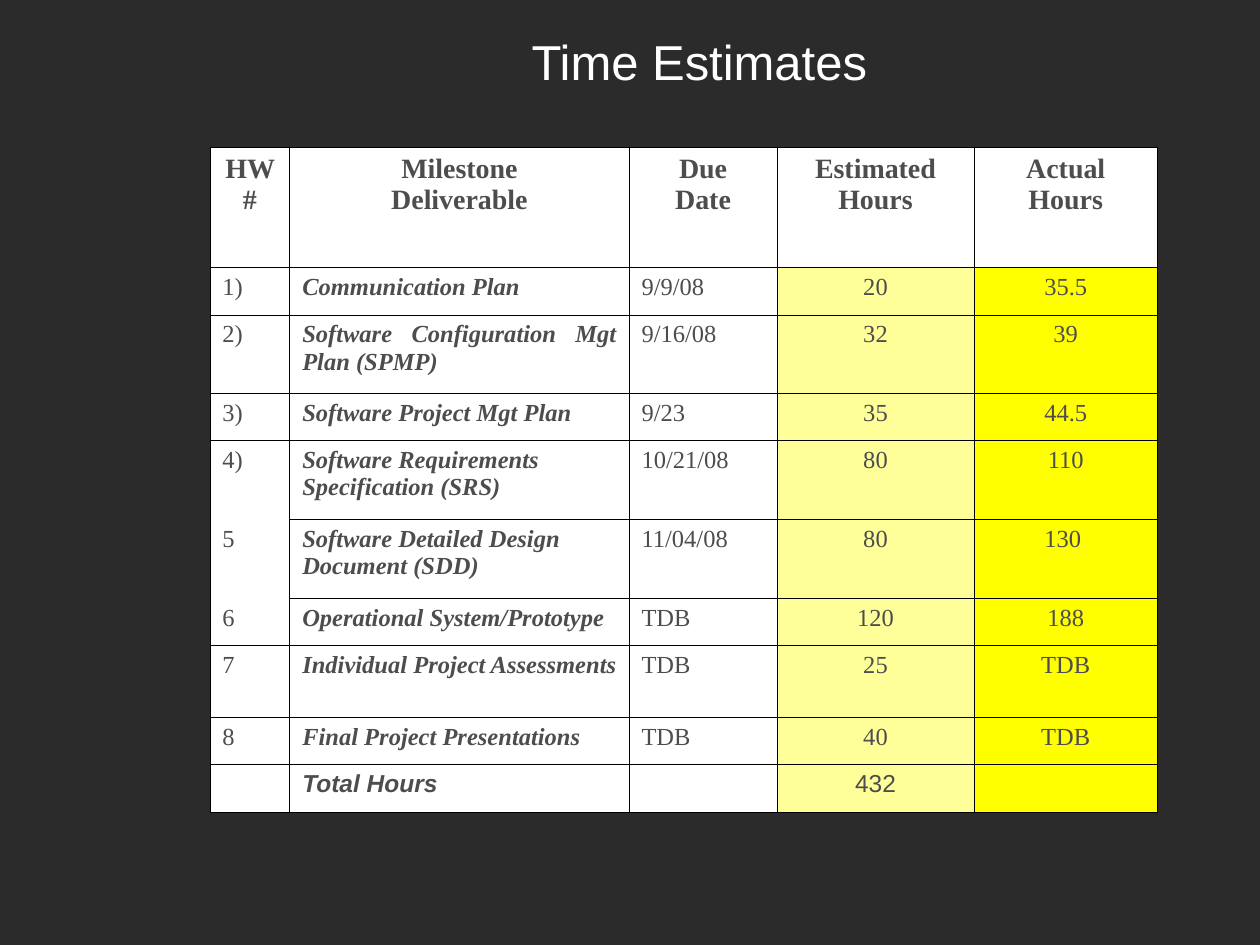
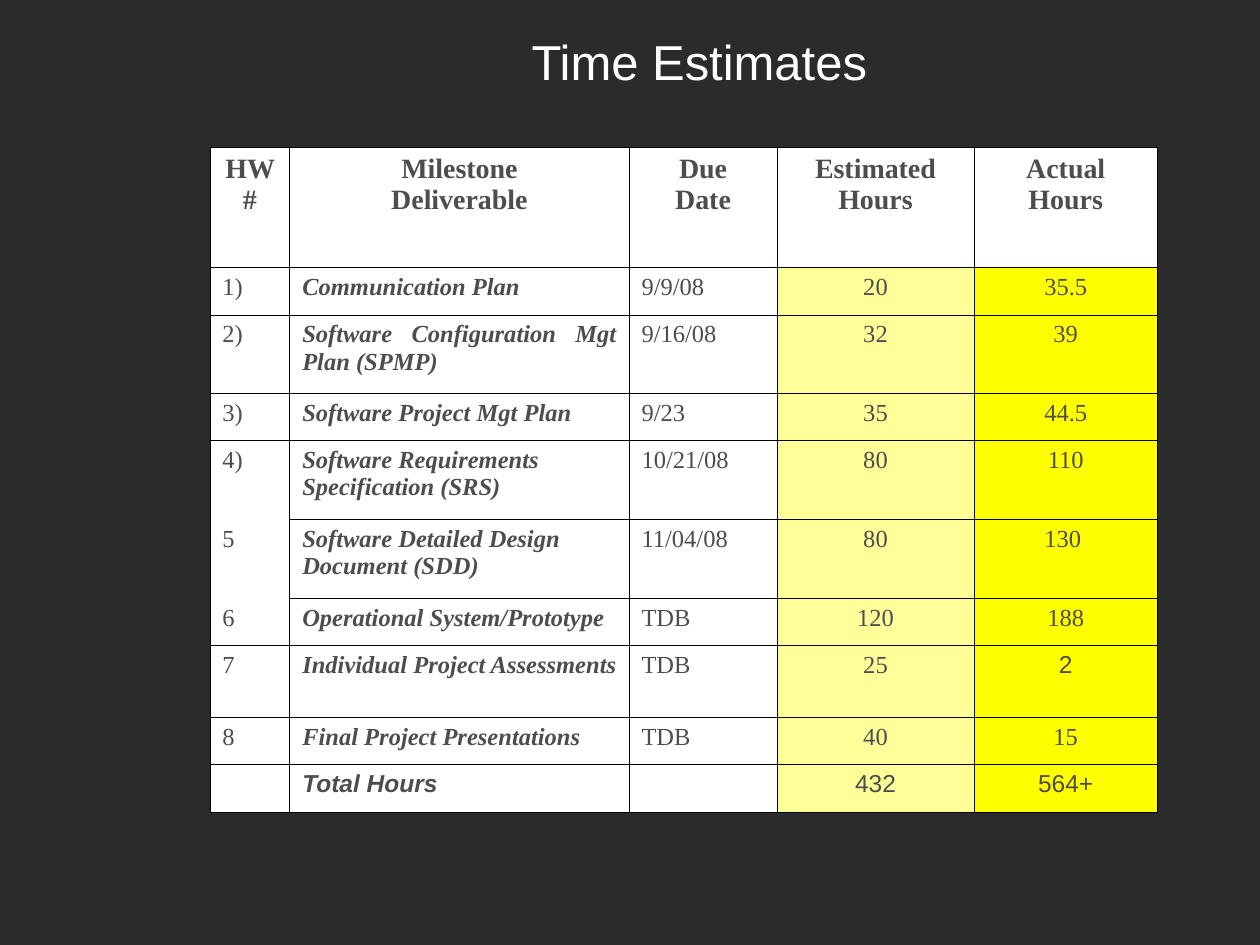
Before and after one commit to cchirag/easyx10, a slide deck: slide 33 of docs/HW/EasyX10 Project - CS673 - Fall 2008 v1.ppt. Drawn at 1260x945 pixels with LibreOffice and Linux fonts; fonts in the diff are those of the drawing; background and template pictures are left out; a plain dark background stands for a picture behind light text. Boxes give left, top, right and bottom in pixels: in the first picture for what was removed or moved away, otherwise in the second. Text is boxed around its words. In the diff, an @@ line names an element or a change of style, - is before the commit and + after.

```diff
--- a/docs/HW/EasyX10 Project - CS673 - Fall 2008 v1.ppt
+++ b/docs/HW/EasyX10 Project - CS673 - Fall 2008 v1.ppt
@@ table at (x1=210, y1=147, x2=1157, y2=811) @@
-row 8, column 5: TDB
+row 8, column 5: 2
-row 9, column 5: TDB
+row 9, column 5: 15
-row 10, column 5: 
+row 10, column 5: 564+
```
Also in this commit, not shown: 23 other slides changed.
